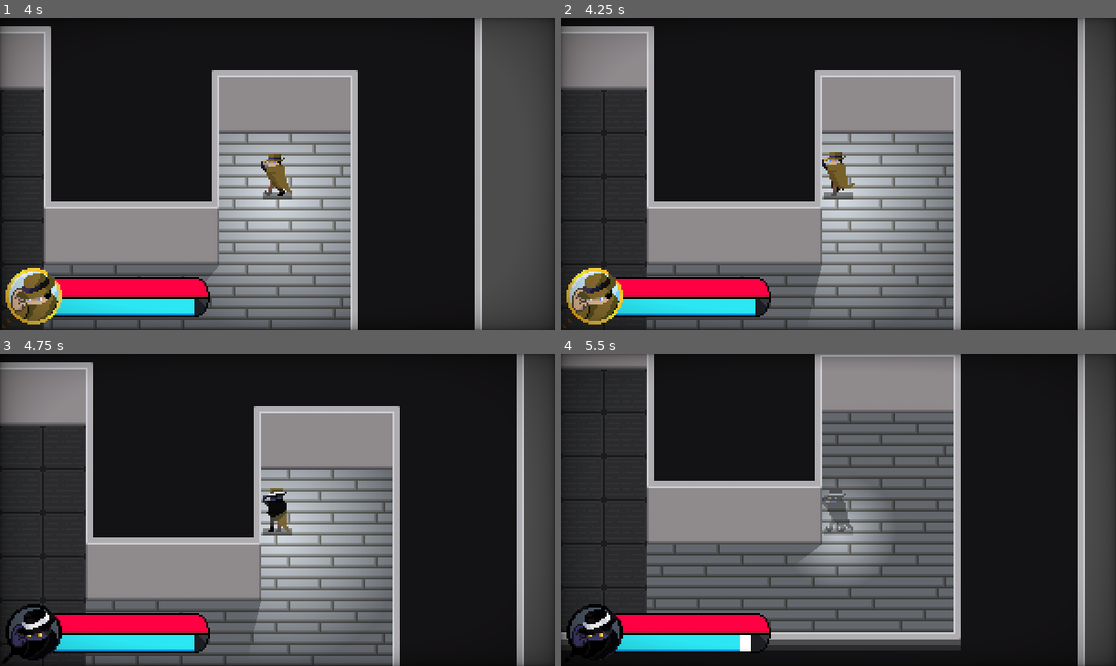
Above: before the commit, frames 1-4 (two rows, left to right).
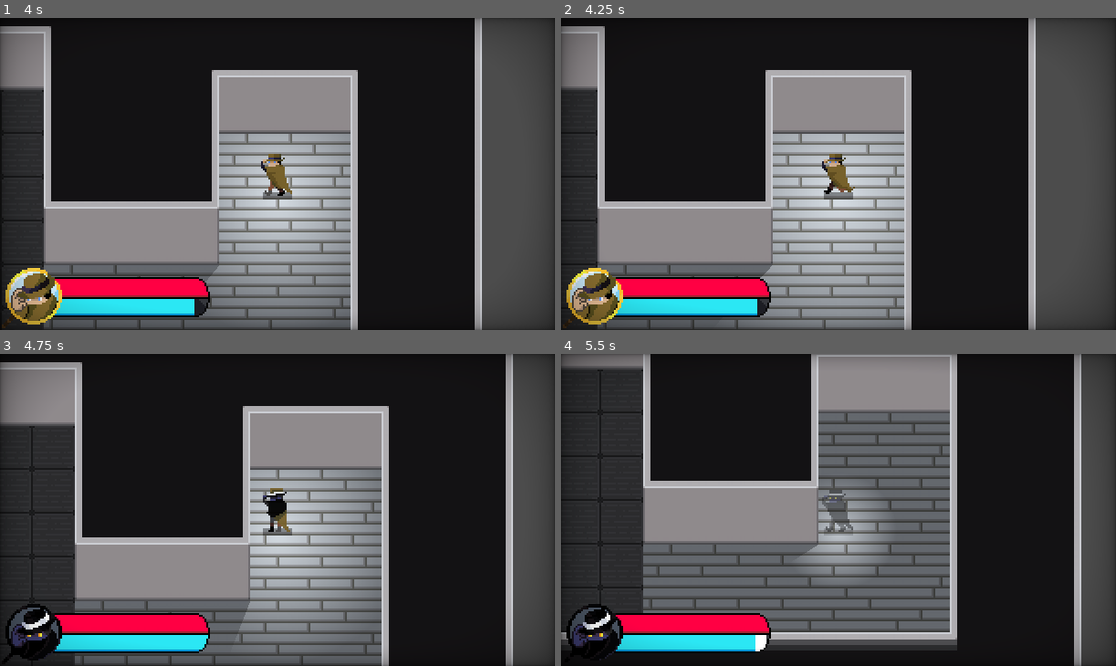
Above: after the commit, the same moments.

Repository: Cabidge/SGD1
Game: Godot game, scene res://assets/Main.tscn
Same seed, same stepped clock (60 frames per second), same inputs: the game is played once before the commit and once after it. The engine's default icon, where the game draws it, is replaced by a stand-in: a white triangle on a blue panel in a dark square.
Inputs (mouse positions are in pixels of both pictures, inside the frame that each line leads up to):
- Up to frame 1 (4 s): tap Enter at 0.5 s; move the mouse to (399, 158) at 0.52 s; press the mouse at (399, 158) at 0.53 s; hold D (move_right) 0.53-1.28 s; move the mouse to (166, 189) at 1.27 s; release the mouse at (166, 189) at 1.28 s; hold S (move_down) 1.28-2.03 s; right-click (166, 189) at 1.35 s; move the mouse to (333, 105) at 2.02 s; press the mouse at (333, 105) at 2.03 s; hold D (move_right) 2.03-2.78 s; move the mouse to (249, 236) at 2.77 s; release the mouse at (249, 236) at 2.78 s; hold W (move_up) 2.78-3.53 s; right-click (249, 236) at 2.85 s; move the mouse to (444, 220) at 3.52 s; press the mouse at (444, 220) at 3.53 s; hold A (move_left) from 3.53 s (still down)
- Up to frame 2 (4.25 s): keep holding A (move_left); tap R (reload, bound only after the commit) at 4.15 s
- Up to frame 3 (4.75 s): keep holding A (move_left); move the mouse to (111, 463) at 4.27 s; release the mouse at (111, 463) at 4.28 s; right-click (111, 463) at 4.35 s
- Up to frame 4 (5.5 s): move the mouse to (866, 510) at 5.02 s; release A (move_left) at 5.03 s; press the mouse at (866, 510) at 5.03 s; hold S (move_down) from 5.03 s (still down)

Frame 1 is identical in both runs. In frame 2, 35% of the frame differs, in the area x 6-95%, y 0-100%; in frame 3, 11%; in frame 4, 6.3%.

Commit message:
Added reload button

Diff:
--- a/project.godot
+++ b/project.godot
@@ -127,6 +127,11 @@
 "events": [ Object(InputEventMouseButton,"resource_local_to_scene":false,"resource_name":"","device":0,"alt":false,"shi …(212 unchanged characters)…
  ]
 }
+reload={
+"deadzone": 0.5,
+"events": [ Object(InputEventKey,"resource_local_to_scene":false,"resource_name":"","device":0,"alt":false,"shift":false,"control":false,"meta":false,"command":false,"pressed":false,"scancode":82,"unicode":0,"echo":false,"script":null)
+ ]
+}
 
 [layer_names]
 
